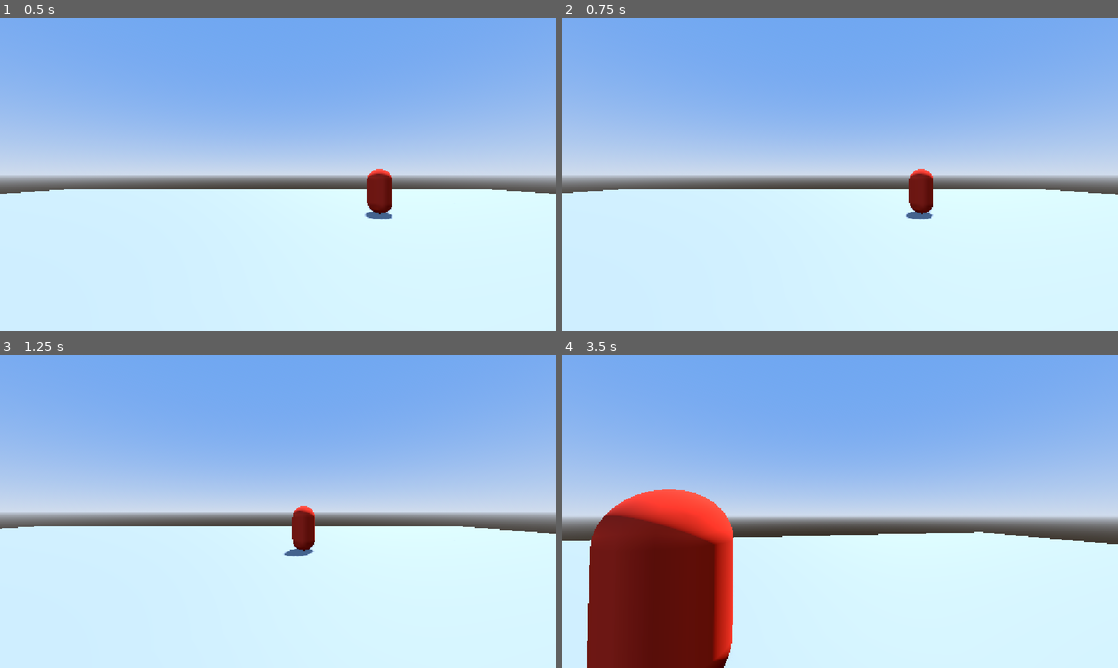
Above: before the commit, frames 1-4 (two rows, left to right).
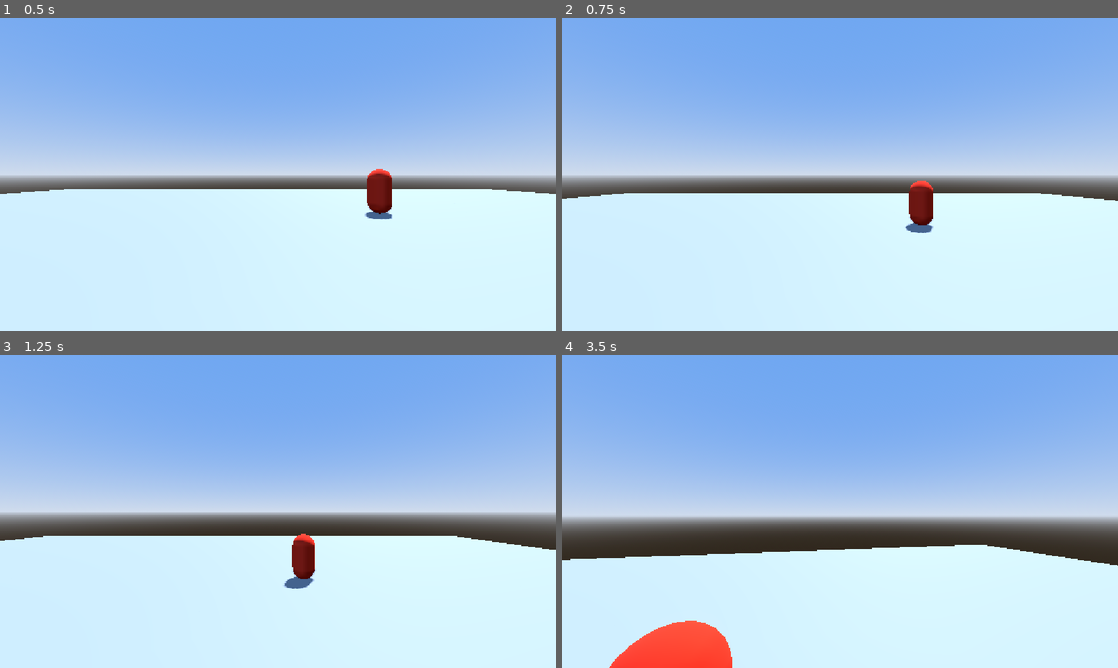
Above: after the commit, the same moments.

Repository: SlipperyMarker/UndeadsAwaitFirstExperiment
Game: Godot game, scene res://Scene/TestingGround.tscn
Two runs of this game, one before a commit and one after it. Both use one fixed random seed, a clock stepped at 60 frames per second and the inputs below.
Inputs (mouse positions are in pixels of both pictures, inside the frame that each line leads up to):
- Up to frame 1 (0.5 s): no input
- Up to frame 2 (0.75 s): tap Enter at 0.5 s; move the mouse to (962, 158) at 0.52 s; hold D (MoveRight) from 0.53 s (still down); tap Space (Jump, bound only after the commit) at 0.6 s
- Up to frame 3 (1.25 s): keep holding D (MoveRight); tap Space (Jump, bound only after the commit) at 0.77, 1.07 s
- Up to frame 4 (3.5 s): move the mouse to (728, 527) at 1.27 s; release D (MoveRight) at 1.28 s; hold Escape (Back) 1.28-2.03 s; click (728, 527) at 1.35 s; tap Space (Jump, bound only after the commit) at 1.52, 1.55, 1.82, 2.1, 3.02, 3.05, 3.32 s; move the mouse to (851, 505) at 2.02 s; hold W (MoveForward) from 2.03 s (still down); move the mouse to (834, 517) at 2.77 s; click (834, 517) at 2.85 s

Frame 1 is identical in both runs. In frame 2, 1.9% of the frame differs, in the area x 0-100%, y 48-69%; in frame 3, 4.3%; in frame 4, 17%, in the area x 0-100%, y 42-100%.

Commit message:
Creation - Code 4.2
you can now jump thank me later

Diff:
--- a/Code/PlayerBrain.gd
+++ b/Code/PlayerBrain.gd
@@ -47,10 +47,12 @@
 
 #-----Per-Input Call-----#
 
-func _input(event: InputEvent) -> void:
+func _unhandled_input(event: InputEvent) -> void:
 	if event.is_action_pressed("Select")and Input.mouse_mode==Input.MOUSE_MODE_VISIBLE:
 		_PlayerMovementLook.MousePointerHandler()
 	elif event.is_action_pressed("Back")and Input.mouse_mode==Input.MOUSE_MODE_CAPTURED:
 		_PlayerMovementLook.MousePointerHandler()
 	if Input.mouse_mode == Input.MOUSE_MODE_CAPTURED && event is InputEventMouseMotion:
 		_PlayerMovementLook.InputHandlerMouse(event)
+	if Input.is_action_just_pressed("Jump") and self.is_on_floor():
+		self.velocity.y=JumpVelocity
--- a/Prefab/Character/Player.tscn
+++ b/Prefab/Character/Player.tscn
@@ -9,7 +9,6 @@
 [node name="RootPlayer" type="CharacterBody3D" unique_id=1418432344]
 collision_layer = 2
 collision_mask = 5
-axis_lock_linear_y = true
 axis_lock_angular_z = true
 script = ExtResource("1_fr4uk")
 
--- a/project.godot
+++ b/project.godot
@@ -75,6 +75,11 @@
 "events": [Object(InputEventKey,"resource_local_to_scene":false,"resource_name":"","device":-1,"window_id":0,"alt_press …(195 unchanged characters)…
 ]
 }
+Jump={
+"deadzone": 0.2,
+"events": [Object(InputEventKey,"resource_local_to_scene":false,"resource_name":"","device":-1,"window_id":0,"alt_pressed":false,"shift_pressed":false,"ctrl_pressed":false,"meta_pressed":false,"pressed":false,"keycode":0,"physical_keycode":32,"key_label":0,"unicode":32,"location":0,"echo":false,"script":null)
+]
+}
 
 [physics]
 
